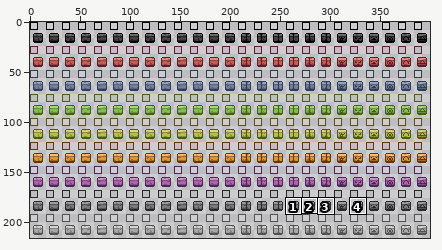
Two states of a sprite sheet, tiles/materials/v-sunspotbrick3.png. The picture above shows the old version from afar; the outline marks the close-up.
Close-up. Before the edit:
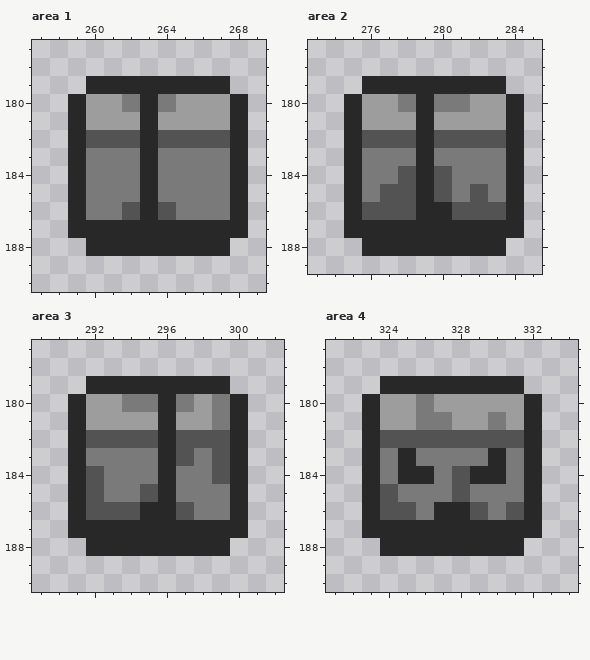
The file is 400x216 pixels. Colours within 5 levels of each other are drawn and written as one. Shown: area 1: x 257..269, y 177..190; area 2: x 273..285, y 177..189; area 3: x 289..302, y 177..190; area 4: x 321..334, y 177..190. The commit also changed other parts of the picture, which this record leaves out.
After:
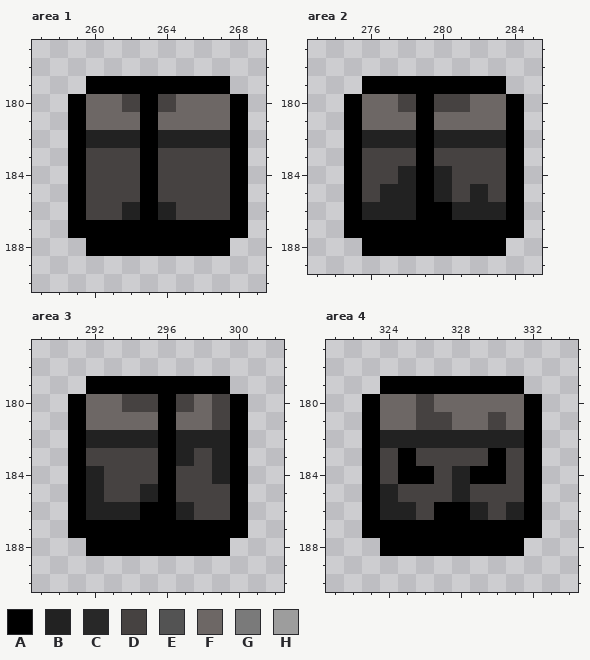
Palette (. is transparent): A #000000  B #222222  C #282828  D #464241  E #535353  F #6d6765  G #7a7a7a  H #9d9d9d
The exact change:
Area 1:
y 179: x 260..267 CCCCCCCC -> AAAAAAAA
y 180: x 259..268 CHHGCGHHHC -> AFFDADFFFA
y 181: x 259..268 CHHHCHHHHC -> AFFFAFFFFA
y 182: x 259..268 CEEECEEEEC -> ABBBABBBBA
y 183..185: x 259..268 CGGGCGGGGC -> ADDDADDDDA
y 186: x 259..268 CGGECEGGGC -> ADDBABDDDA
y 187: x 259..268 CCCCCCCCCC -> AAAAAAAAAA
y 188: x 260..267 CCCCCCCC -> AAAAAAAA
Area 2:
y 179: x 276..283 CCCCCCCC -> AAAAAAAA
y 180: x 275..284 CHHGCGGHHC -> AFFDADDFFA
y 181: x 275..284 CHHHCHHHHC -> AFFFAFFFFA
y 182: x 275..284 CEEECEEEEC -> ABBBABBBBA
y 183: x 275..284 CGGGCGGGGC -> ADDDADDDDA
y 184: x 275..284 CGGECEGGGC -> ADDBABDDDA
y 185: x 275..284 CGEECEGEGC -> ADBBABDBDA
y 186: x 275..284 CEEECCEEEC -> ABBBAABBBA
y 187: x 275..284 CCCCCCCCCC -> AAAAAAAAAA
y 188: x 276..283 CCCCCCCC -> AAAAAAAA
Area 3:
y 179: x 292..299 CCCCCCCC -> AAAAAAAA
y 180: x 291..300 CHHGGCGHGC -> AFFDDADFDA
y 181: x 291..300 CHHHHCHHGC -> AFFFFAFFDA
y 182: x 291..300 CEEEECEEEC -> ABBBBABBBA
y 183: x 291..300 CGGGGCEGEC -> ADDDDABDBA
y 184: x 291..300 CEGGGCGGEC -> ABDDDADDBA
y 185: x 291..300 CEGGECGGGC -> ABDDBADDDA
y 186: x 291..300 CEEECCEGGC -> ABBBAABDDA
y 187: x 291..300 CCCCCCCCCC -> AAAAAAAAAA
y 188: x 292..299 CCCCCCCC -> AAAAAAAA
Area 4:
y 179: x 324..331 CCCCCCCC -> AAAAAAAA
y 180: x 323..332 CHHGHHHHHC -> AFFDFFFFFA
y 181: x 323..332 CHHGGHHGHC -> AFFDDFFDFA
y 182: x 323..332 CEEEEEEEEC -> ABBBBBBBBA
y 183: x 323..332 CGCGGGGCGC -> ADADDDDADA
y 184: x 323..332 CGCCGECCGC -> ADAADBAADA
y 185: x 323..332 CEGGGEGGGC -> ABDDDBDDDA
y 186: x 323..332 CEEGCCEGEC -> ABBDAABDBA
y 187: x 323..332 CCCCCCCCCC -> AAAAAAAAAA
y 188: x 324..331 CCCCCCCC -> AAAAAAAA
